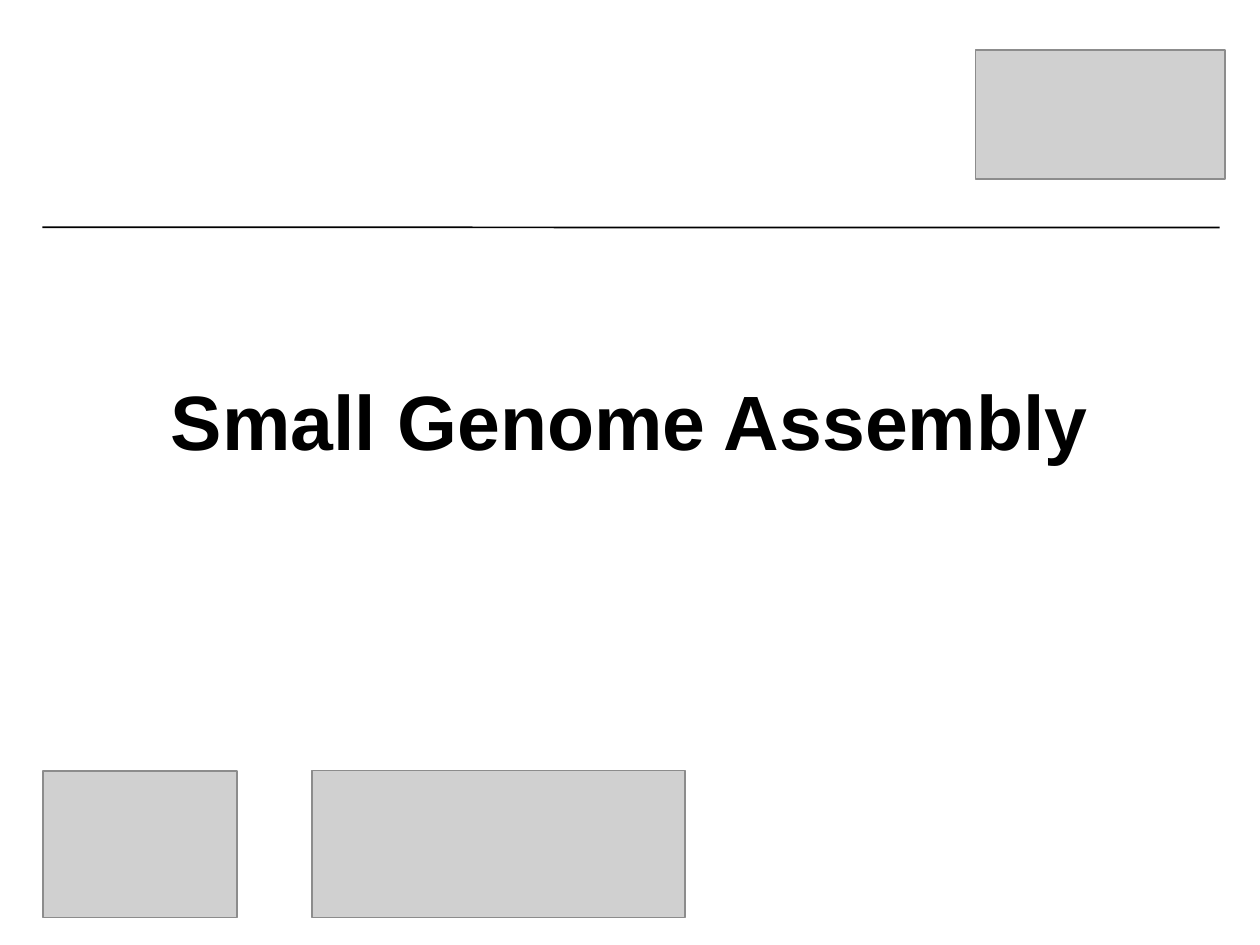
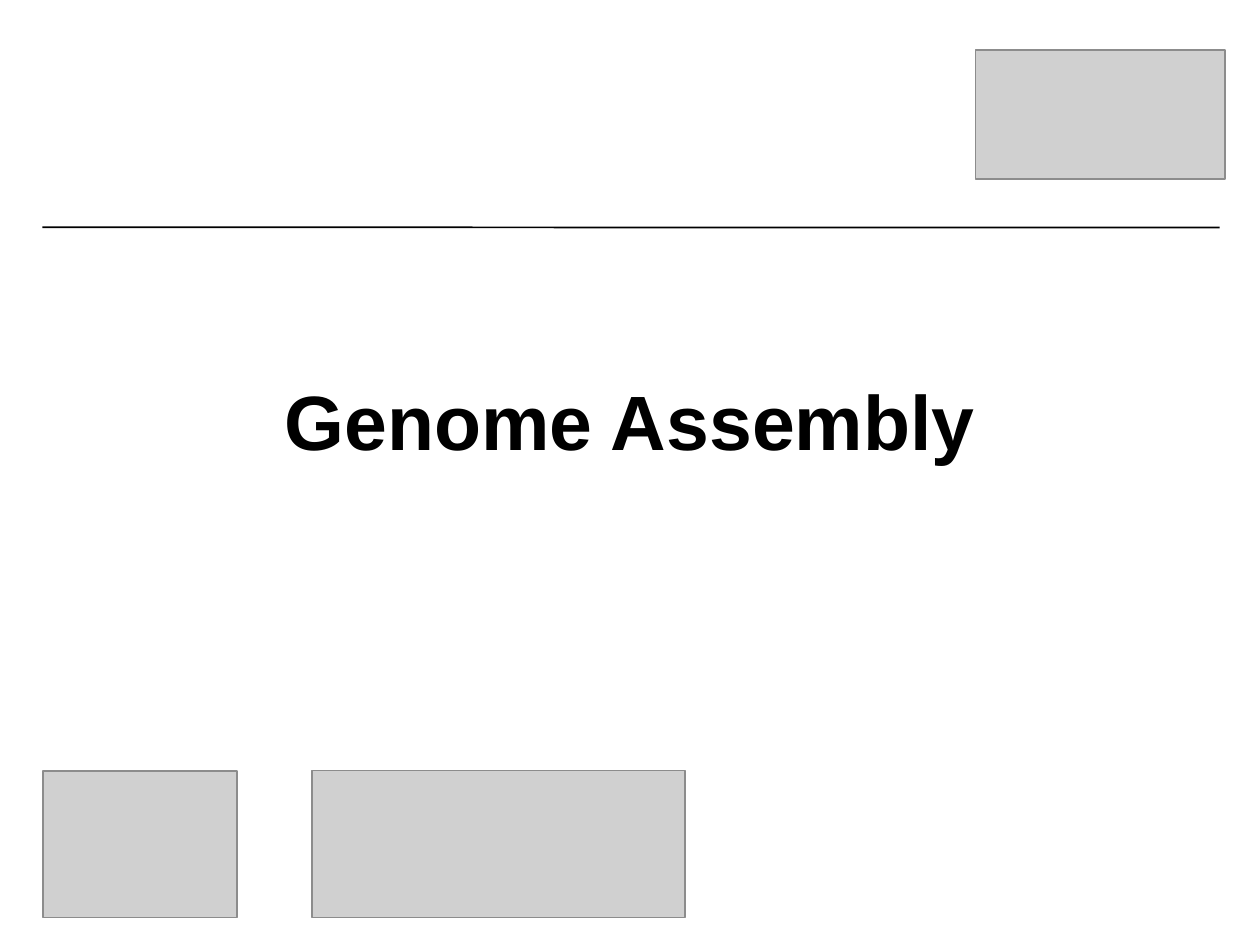
Before and after one commit to NBISweden/workshop-genome_assembly, a slide deck: slide 1 of slides/Small_Genome_Assembly.pptx. Drawn at 1260x945 pixels with LibreOffice and Linux fonts; fonts in the diff are those of the drawing; grey boxes stand for pictures; background and template pictures are left out. Boxes give left, top, right and bottom in pixels: in the first picture for what was removed or moved away, otherwise in the second. Text is boxed around its words. In the diff, an @@ line names an element or a change of style, - is before the commit and + after.

```diff
--- a/slides/Small_Genome_Assembly.pptx
+++ b/slides/Small_Genome_Assembly.pptx
@@ title at (284, 394, 975, 465): text changed @@
-Small Genome Assembly
+Genome Assembly
```
Also in this commit, not shown: 1 other slide changed, 1 slide added, 3 other files.
